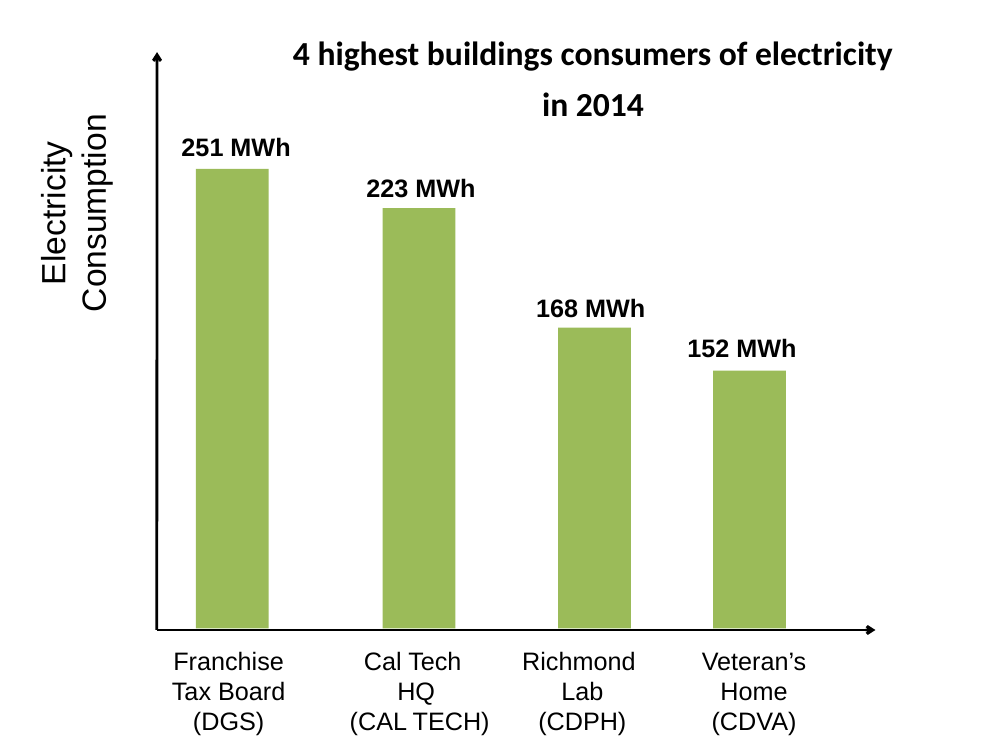
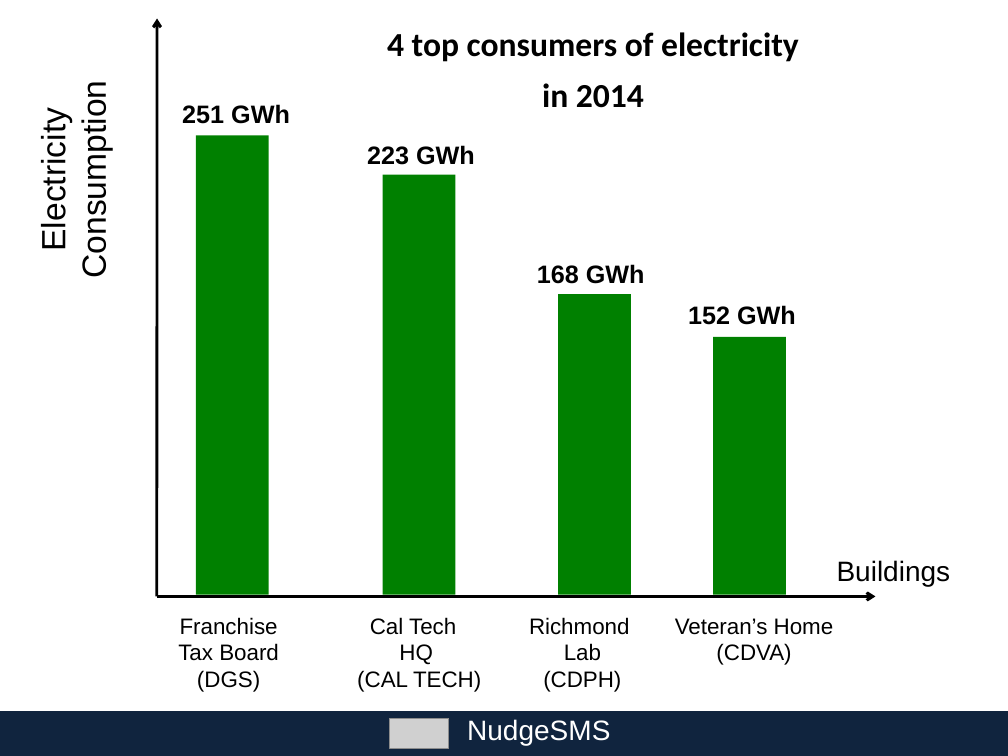
Before and after one commit to alan707/nudgesms, a slide deck: slide 1 of presentation_files/DemoPresentation.pptx. Drawn at 1008x756 pixels with LibreOffice and Linux fonts; fonts in the diff are those of the drawing; grey boxes stand for pictures. Boxes give left, top, right and bottom in pixels: in the first picture for what was removed or moved away, otherwise in the second. Text is boxed around its words. In the diff, an @@ line names an element or a change of style, - is before the commit and + after.

```diff
--- a/presentation_files/DemoPresentation.pptx
+++ b/presentation_files/DemoPresentation.pptx
@@ text at (x1=387, y1=32, x2=799, y2=62): text changed @@
-4 highest buildings consumers of electricity
+4 top consumers of electricity
@@ text "in 2014" moved from (x1=542, y1=92, x2=644, y2=117) to (x1=542, y1=83, x2=644, y2=108) @@
@@ text at (x1=182, y1=104, x2=290, y2=124): text changed @@
-251 MWh
+251 GWh
@@ text at (x1=367, y1=145, x2=475, y2=165): text changed @@
-223 MWh
+223 GWh
@@ text at (x1=537, y1=264, x2=645, y2=284): text changed @@
-168 MWh
+168 GWh
@@ text at (x1=688, y1=305, x2=796, y2=325): text changed @@
-152 MWh
+152 GWh
@@ 4 rectangles, 2 arrows, 1 text moved together from (x1=35, y1=52, x2=876, y2=630) to (x1=35, y1=18, x2=876, y2=597) @@
@@ fill #9BBB59 to #008000 in 4 elements at (x1=196, y1=135, x2=268, y2=595), (x1=383, y1=174, x2=456, y2=595), (x1=558, y1=294, x2=631, y2=595), (x1=713, y1=337, x2=785, y2=595) @@
@@ text added at (x1=837, y1=560, x2=951, y2=587), 20 pt, text #000000 @@
+Buildings
@@ text "Franchise Tax Board (DGS)" moved from (x1=172, y1=651, x2=285, y2=736) to (x1=178, y1=617, x2=279, y2=692) @@
@@ text "Cal Tech" moved from (x1=350, y1=651, x2=490, y2=736) to (x1=357, y1=617, x2=481, y2=692) @@
@@ text "Richmond" moved from (x1=522, y1=651, x2=635, y2=736) to (x1=529, y1=617, x2=630, y2=692) @@
@@ size 18 to 16 pt in 4 elements at (x1=357, y1=617, x2=481, y2=692), (x1=529, y1=617, x2=630, y2=692), (x1=178, y1=617, x2=279, y2=692), (x1=675, y1=618, x2=834, y2=665) @@
@@ text "Veteran’s Home" moved from (x1=702, y1=652, x2=807, y2=736) to (x1=675, y1=618, x2=834, y2=665) @@
@@ rectangle added at (x1=0, y1=712, x2=1008, y2=756), fill #0F243E @@
@@ picture added at (x1=389, y1=718, x2=449, y2=748) @@
@@ text added at (x1=467, y1=719, x2=610, y2=745), 20 pt, text #FFFFFF @@
+NudgeSMS
```
Also in this commit, not shown: 4 other slides changed, 4 slides added, 1 slide removed, 7 other files.
